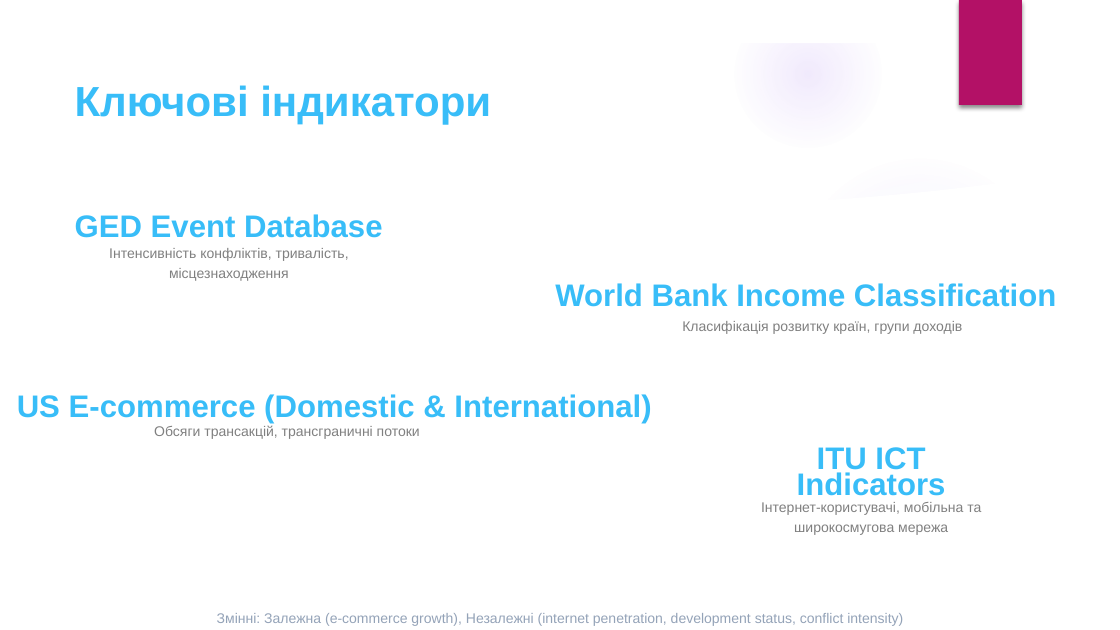
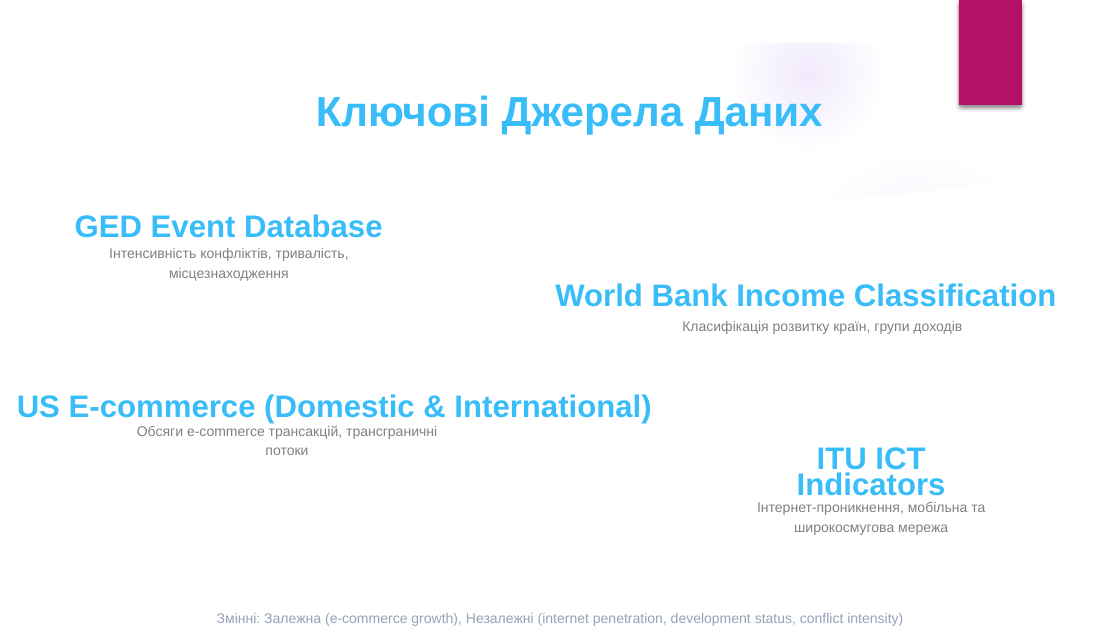
Before and after one commit to Anti4ris98/Master_Research, a slide deck: slide 5 of E-commerce Resilience Defense.pptx. Drawn at 1120x630 pixels with LibreOffice and Linux fonts; fonts in the diff are those of the drawing; background and template pictures are left out. Boxes give left, top, right and bottom in pixels: in the first picture for what was removed or moved away, otherwise in the second. Text is boxed around its words. In the diff, an @@ line names an element or a change of style, - is before the commit and + after.

```diff
--- a/E-commerce Resilience Defense.pptx
+++ b/E-commerce Resilience Defense.pptx
@@ text at box(316, 95, 823, 135): text changed @@
-Ключові індикатори
+Ключові Джерела Даних
@@ text at box(137, 425, 437, 455): text changed @@
-Обсяги трансакцій, трансграничні потоки
+Обсяги e-commerce трансакцій, трансграничні потоки
@@ text at box(757, 502, 985, 535): text changed @@
-Інтернет-користувачі, мобільна та широкосмугова мережа
+Інтернет-проникнення, мобільна та широкосмугова мережа
```
Also in this commit, not shown: 7 other slides changed.
